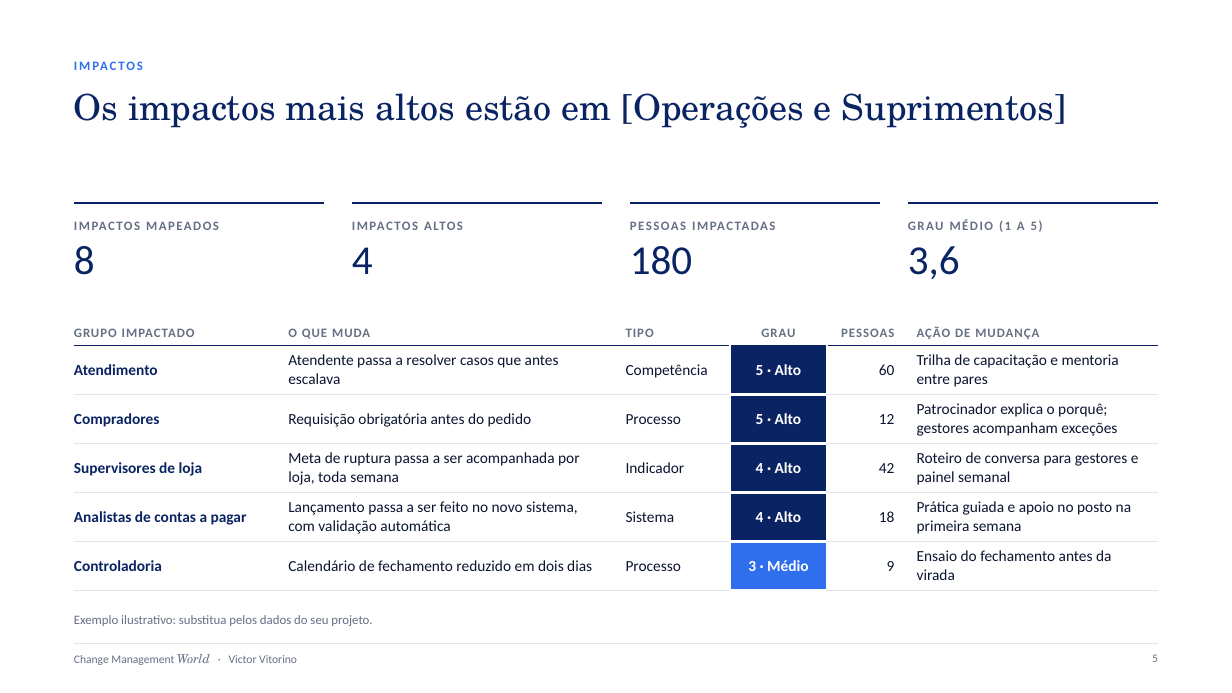
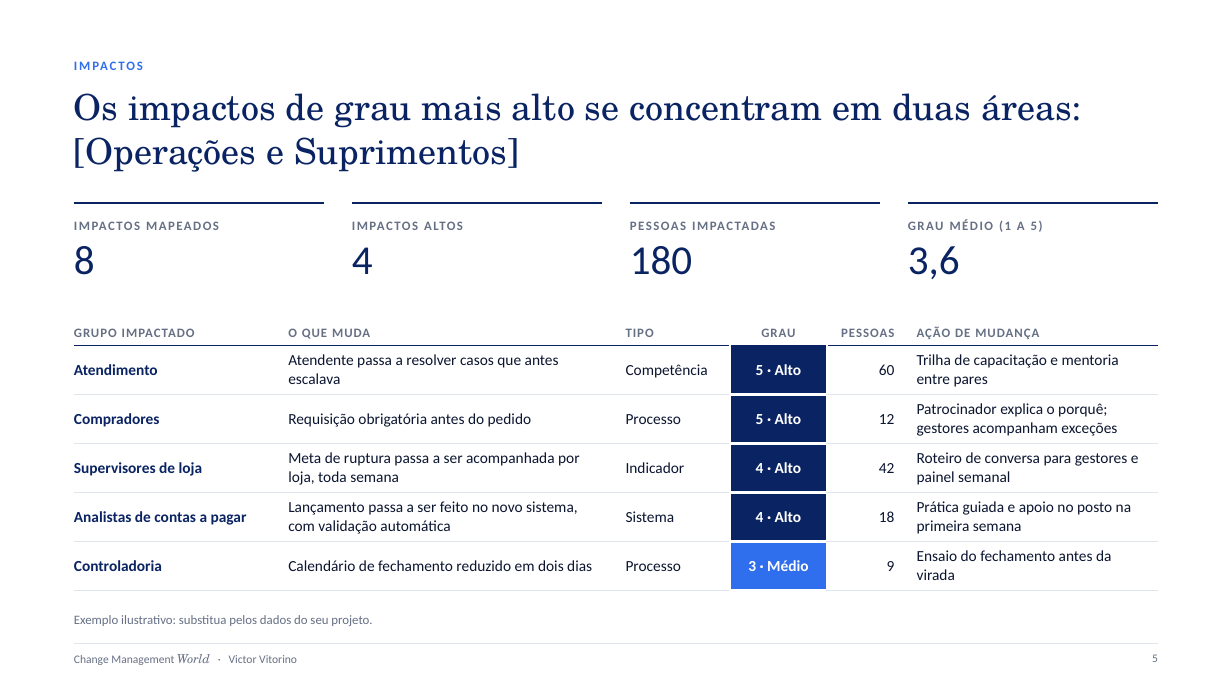
Before and after one commit to VictorVitorino/finaldoanovideo, a slide deck: slide 5 of blog/assets/modelos/kit-de-gestao-da-mudanca.pptx. Drawn at 1232x693 pixels with LibreOffice and Linux fonts; fonts in the diff are those of the drawing. Boxes give left, top, right and bottom in pixels: in the first picture for what was removed or moved away, otherwise in the second. Text is boxed around its words. In the diff, an @@ line names an element or a change of style, - is before the commit and + after.

```diff
--- a/blog/assets/modelos/kit-de-gestao-da-mudanca.pptx
+++ b/blog/assets/modelos/kit-de-gestao-da-mudanca.pptx
@@ title at [74,93,1081,172]: text changed @@
-Os impactos mais altos estão em [Operações e Suprimentos]
+Os impactos de grau mais alto se concentram em duas áreas: [Operações e Suprimentos]
```
Also in this commit, not shown: 2 other slides changed, 22 other files.
